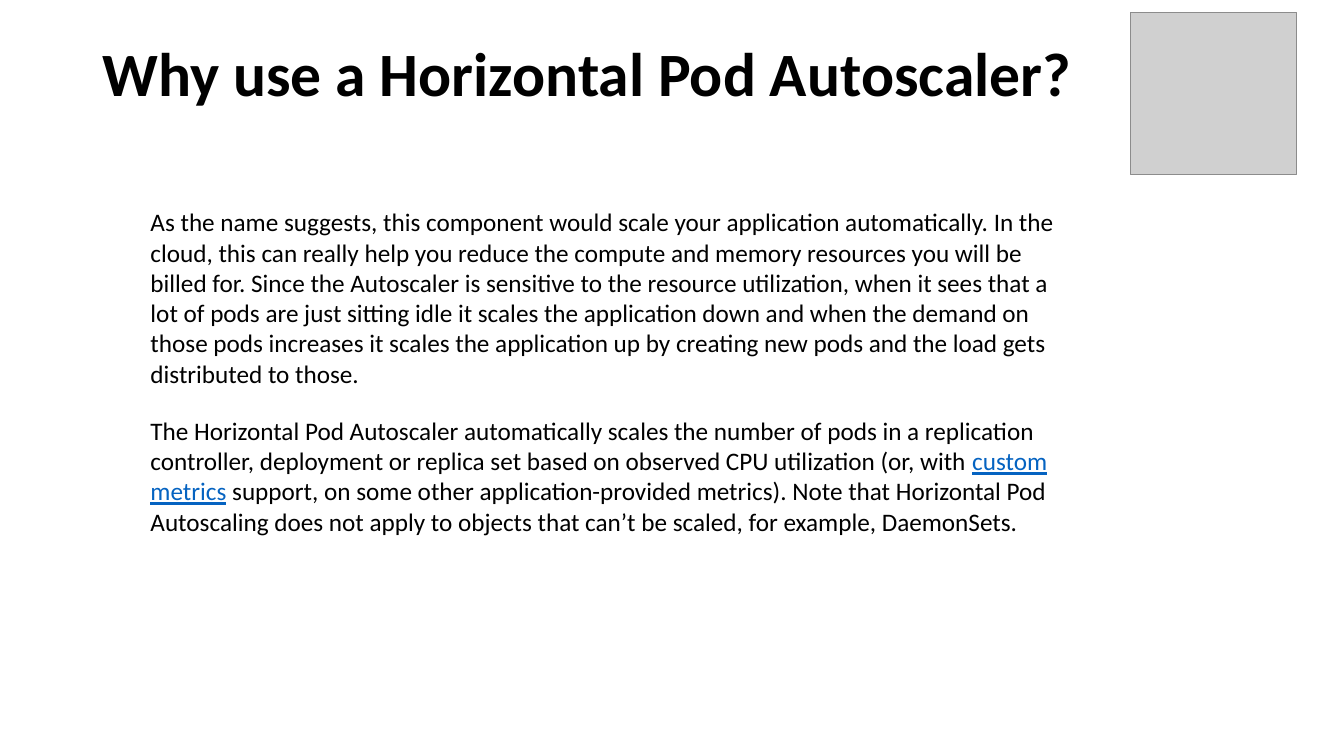
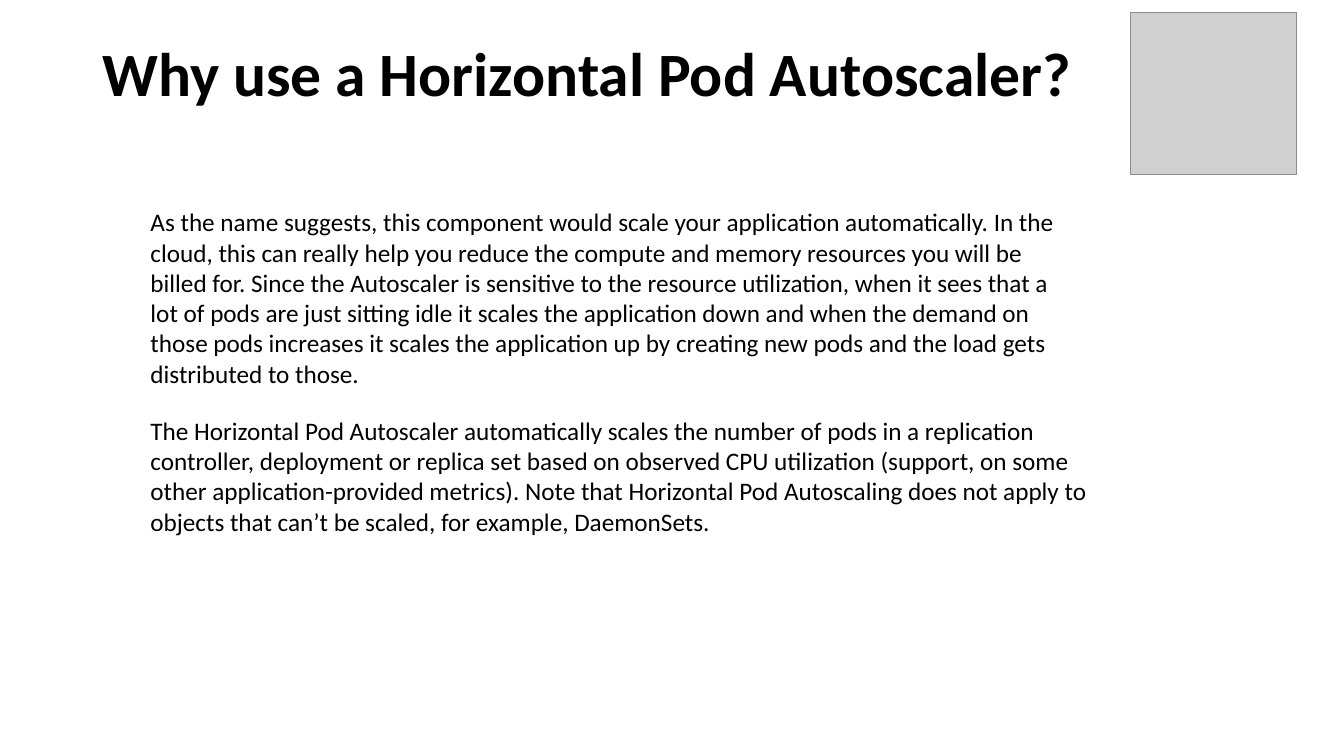
Before and after one commit to MohanRamadoss/kubernetes, a slide deck: slide 1 of 19-HPA/HPA.pptx. Drawn at 1344x756 pixels with LibreOffice and Linux fonts; fonts in the diff are those of the drawing; grey boxes stand for pictures. Boxes give left, top, right and bottom in pixels: in the first picture for what was removed or moved away, otherwise in the second. Text is boxed around its words. In the diff, an @@ line names an element or a change of style, - is before the commit and + after.

```diff
--- a/19-HPA/HPA.pptx
+++ b/19-HPA/HPA.pptx
@@ text at (150, 422, 1086, 536): text changed @@
-The Horizontal Pod Autoscaler automatically scales the number of pods in a replication controller, deployment or replica set based on observed CPU utilization (or, with custom metrics support, on some other application-provided metrics). Note that Horizontal Pod Autoscaling does not apply to objects that can’t be scaled, for example, DaemonSets.
+The Horizontal Pod Autoscaler automatically scales the number of pods in a replication controller, deployment or replica set based on observed CPU utilization (support, on some other application-provided metrics). Note that Horizontal Pod Autoscaling does not apply to objects that can’t be scaled, for example, DaemonSets.
```
Also in this commit, not shown: 1 other slide changed, 1 slide added, 11 other files.
